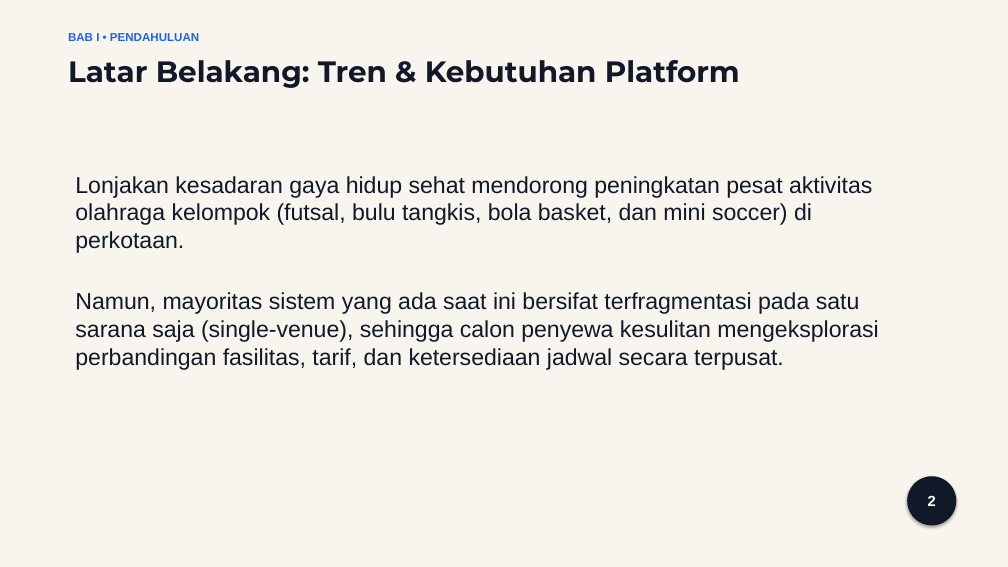
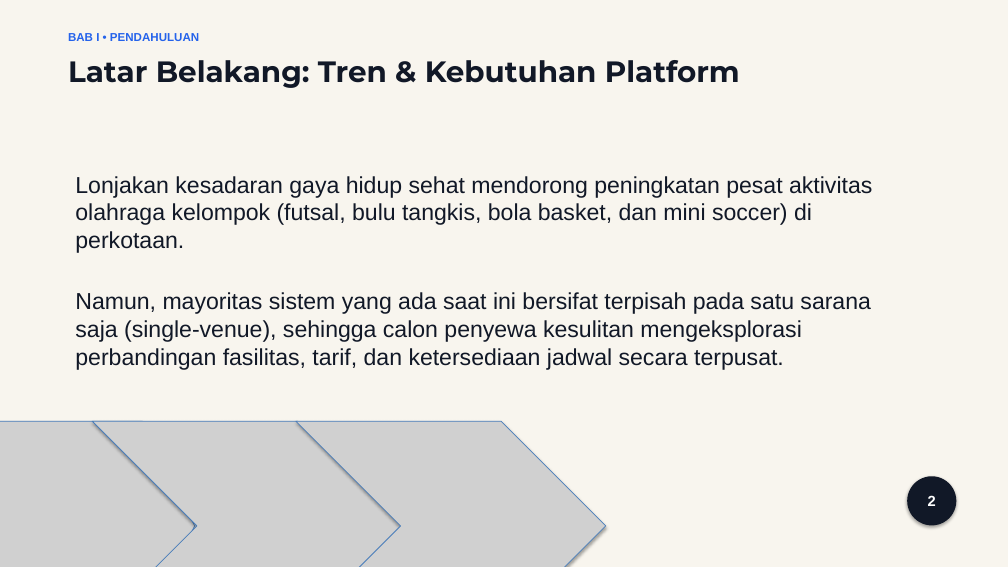
Before and after one commit to ztzrk/fieldmax, a slide deck: slide 2 of obsidian/Fieldmax/Presentasi_Seminar_Hasil_FieldMax.pptx. Drawn at 1008x567 pixels with LibreOffice and Linux fonts; fonts in the diff are those of the drawing; grey boxes stand for pictures. Boxes give left, top, right and bottom in pixels: in the first picture for what was removed or moved away, otherwise in the second. Text is boxed around its words. In the diff, an @@ line names an element or a change of style, - is before the commit and + after.

```diff
--- a/obsidian/Fieldmax/Presentasi_Seminar_Hasil_FieldMax.pptx
+++ b/obsidian/Fieldmax/Presentasi_Seminar_Hasil_FieldMax.pptx
@@ text at [75, 292, 870, 370]: text changed @@
-Namun, mayoritas sistem yang ada saat ini bersifat terfragmentasi pada satu sarana saja (single-venue), sehingga calon penyewa kesulitan mengeksplorasi perbandingan fasilitas, tarif, dan ketersediaan jadwal secara terpusat.
+Namun, mayoritas sistem yang ada saat ini bersifat terpisah pada satu sarana saja (single-venue), sehingga calon penyewa kesulitan mengeksplorasi perbandingan fasilitas, tarif, dan ketersediaan jadwal secara terpusat.
@@ picture added at [0, 421, 194, 567] @@
@@ picture added at [92, 421, 402, 567] @@
@@ picture added at [296, 421, 606, 567] @@
```
Also in this commit, not shown: 14 other slides changed, 1 slide removed, 27 other files.
